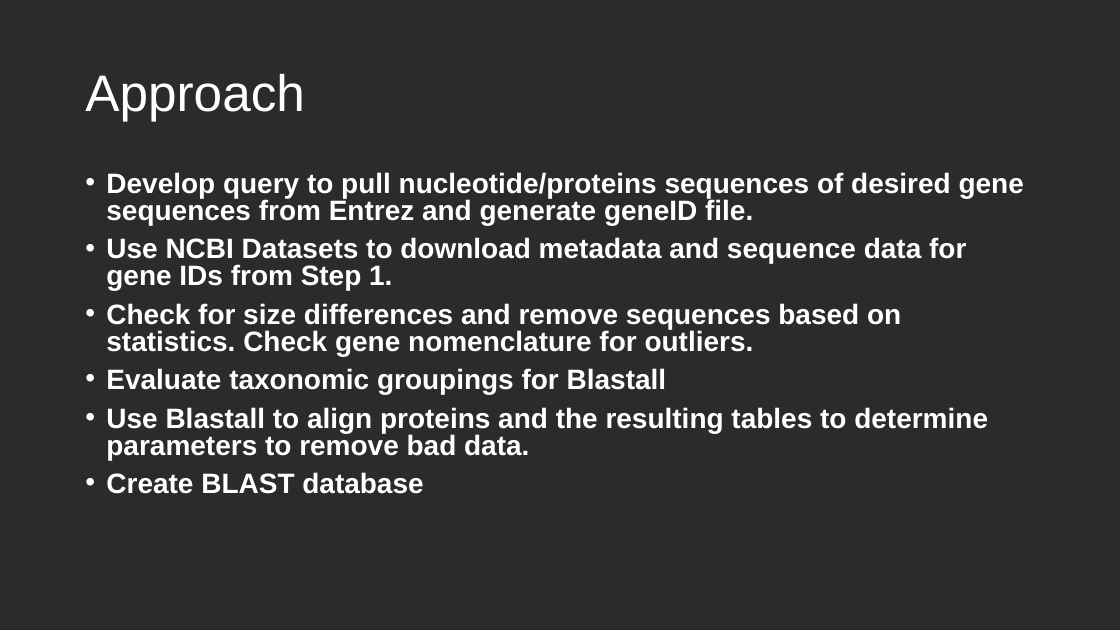
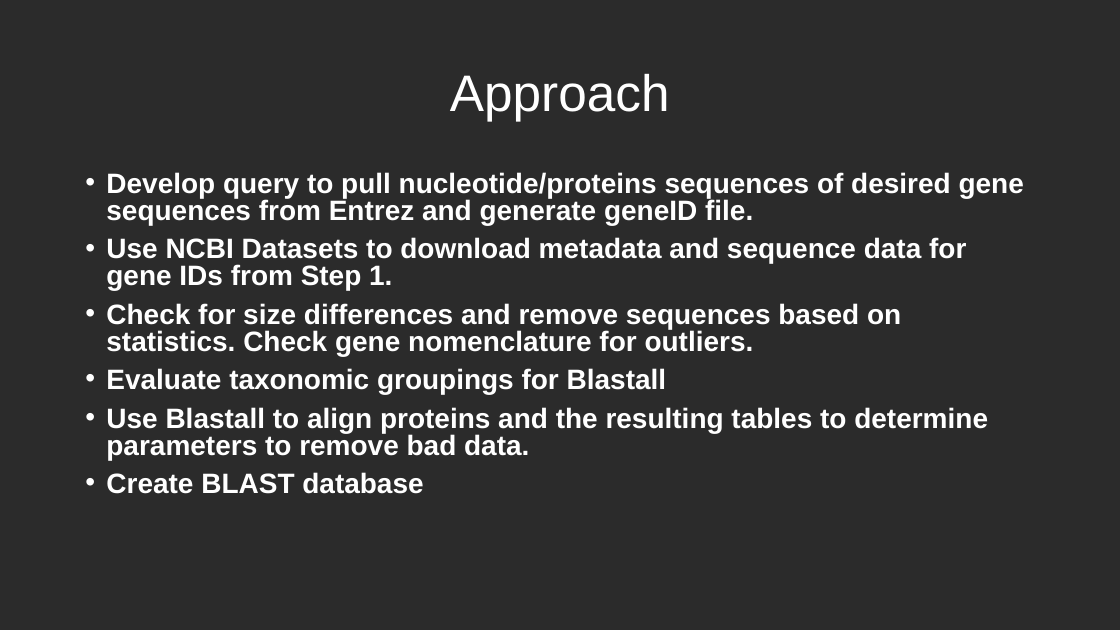
Before and after one commit to NCBI-Codeathons/Marker-Gene-Validator, a slide deck: slide 3 of Marker-Gene-Validator.pptx. Drawn at 1120x630 pixels with LibreOffice and Linux fonts; fonts in the diff are those of the drawing; background and template pictures are left out; a plain dark background stands for a picture behind light text. Boxes give left, top, right and bottom in pixels: in the first picture for what was removed or moved away, otherwise in the second. Text is boxed around its words. In the diff, an @@ line names an element or a change of style, - is before the commit and + after.

```diff
--- a/Marker-Gene-Validator.pptx
+++ b/Marker-Gene-Validator.pptx
@@ title "Approach" at (x1=450, y1=74, x2=670, y2=121): alignment left to centre @@
```
Also in this commit, not shown: 2 other slides changed, 8 slides added.
